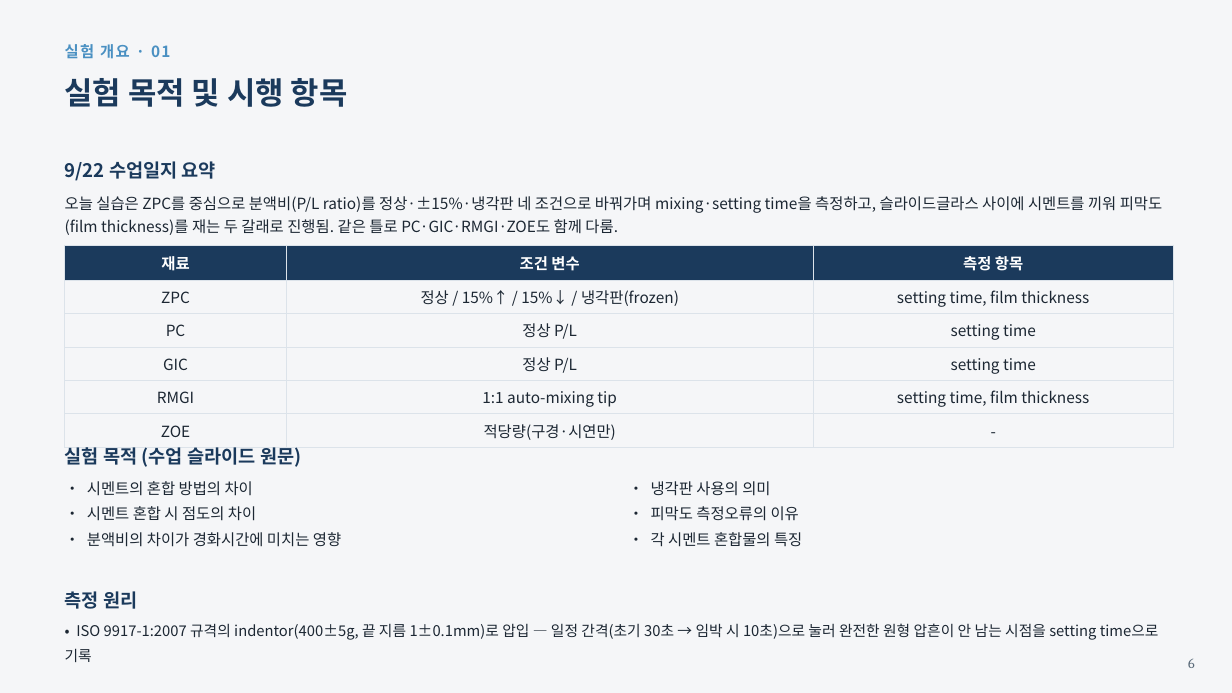
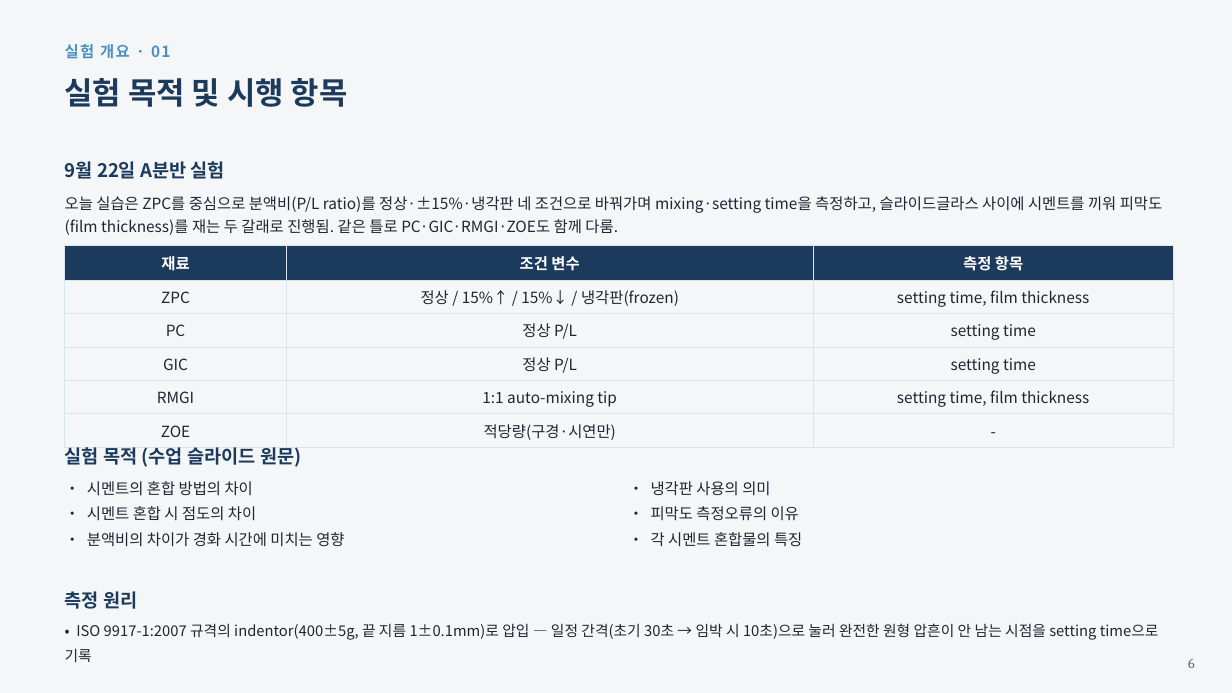
Before and after one commit to yojokem/-, a slide deck: slide 6 of 수복치과재료학실험/수복치과재료학실험_DentalCements_20260922.pptx. Drawn at 1232x693 pixels with LibreOffice and Linux fonts; fonts in the diff are those of the drawing. Boxes give left, top, right and bottom in pixels: in the first picture for what was removed or moved away, otherwise in the second. Text is boxed around its words. In the diff, an @@ line names an element or a change of style, - is before the commit and + after.

```diff
--- a/수복치과재료학실험/수복치과재료학실험_DentalCements_20260922.pptx
+++ b/수복치과재료학실험/수복치과재료학실험_DentalCements_20260922.pptx
@@ text at (65, 161, 225, 179): text changed @@
-9/22 수업일지 요약
+9월 22일 A분반 실험
@@ text at (87, 532, 344, 547): spaces changed @@
-• 분액비의 차이가 경화시간에 미치는 영향
+• 분액비의 차이가 경화 시간에 미치는 영향
```
Also in this commit, not shown: 11 other slides changed, 3 other files.
